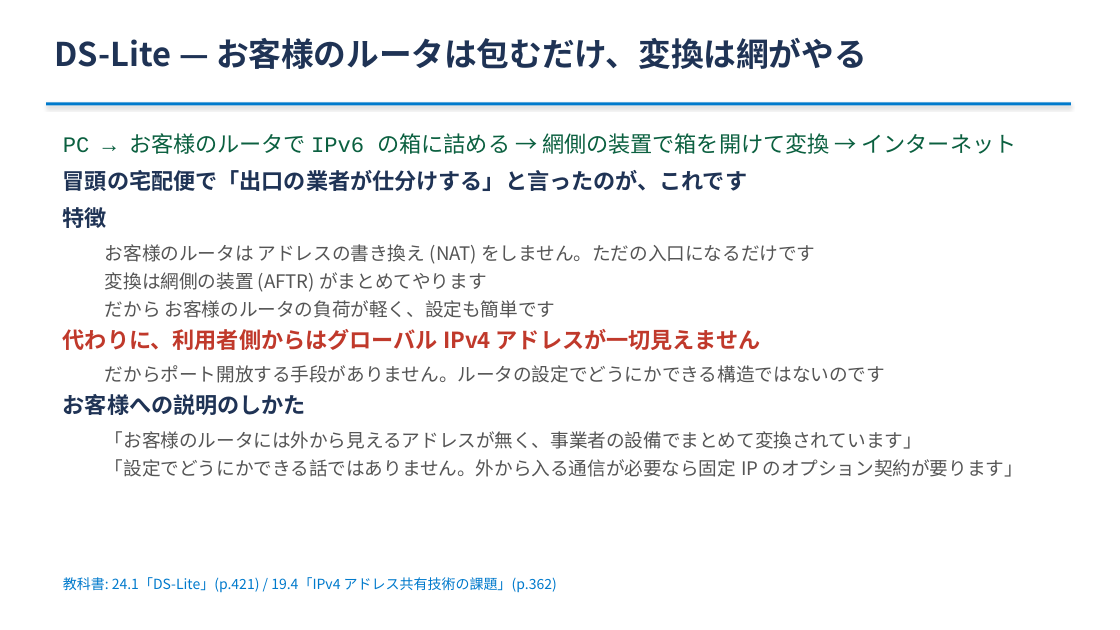
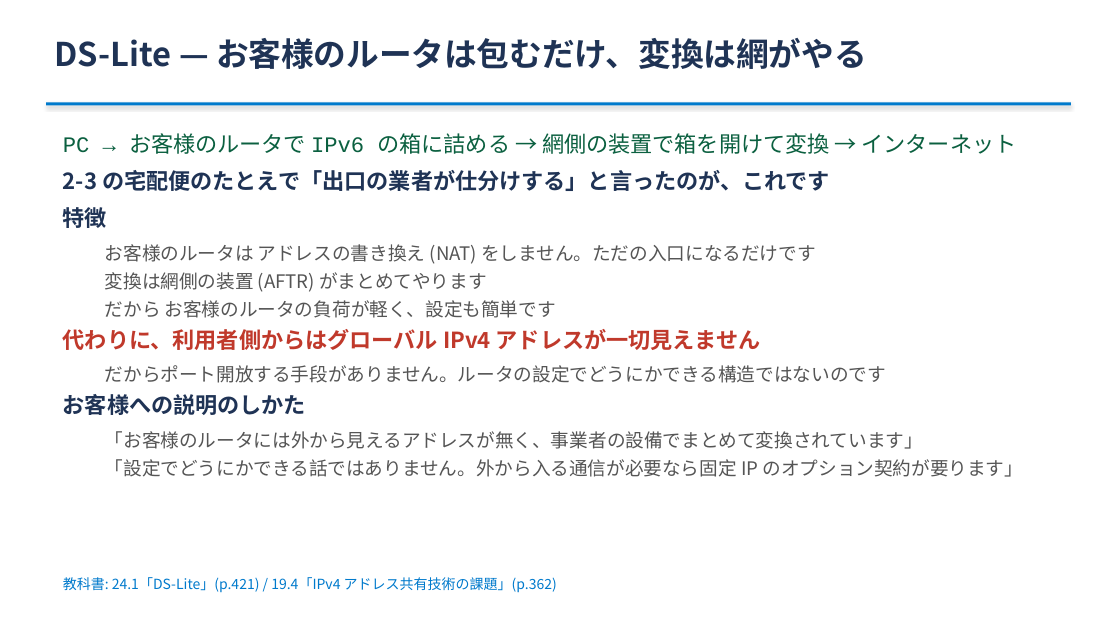
Before and after one commit to ginchankawaii/claude-code-book-template, a slide deck: slide 23 of docs/ipoe-lab/slides/setsumeikai.pptx. Drawn at 1120x630 pixels with LibreOffice and Linux fonts; fonts in the diff are those of the drawing. Boxes give left, top, right and bottom in pixels: in the first picture for what was removed or moved away, otherwise in the second. Text is boxed around its words. In the diff, an @@ line names an element or a change of style, - is before the commit and + after.

```diff
--- a/docs/ipoe-lab/slides/setsumeikai.pptx
+++ b/docs/ipoe-lab/slides/setsumeikai.pptx
@@ text at [63, 170, 830, 191]: text changed @@
-冒頭の宅配便で「出口の業者が仕分けする」と言ったのが、これです
+2-3 の宅配便のたとえで「出口の業者が仕分けする」と言ったのが、これです
```
Also in this commit, not shown: 1 other slide changed, 1 other file.
